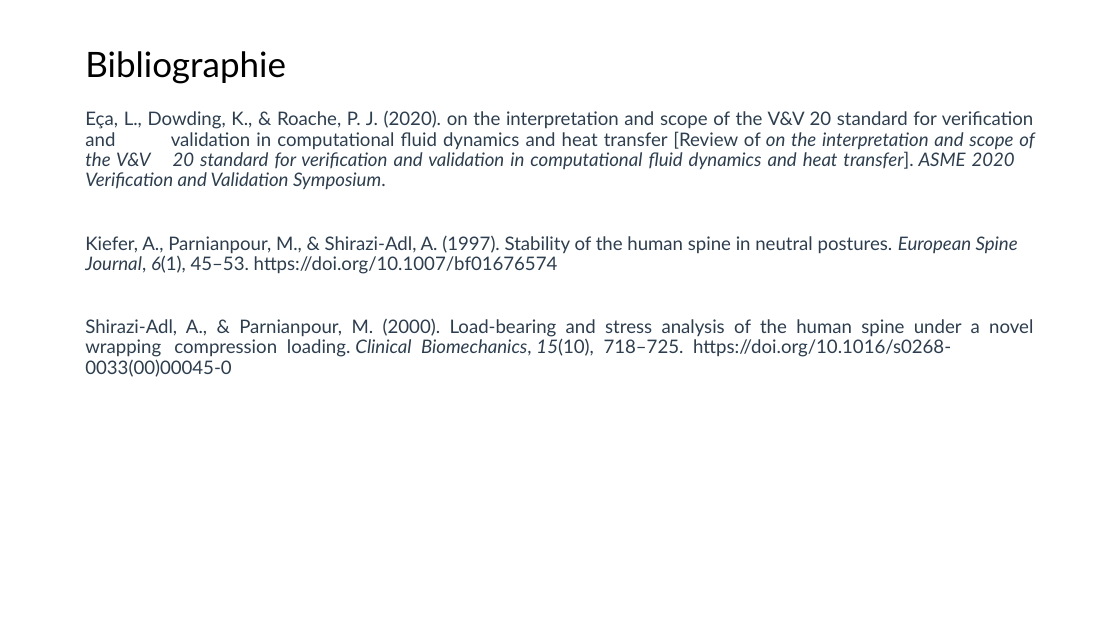
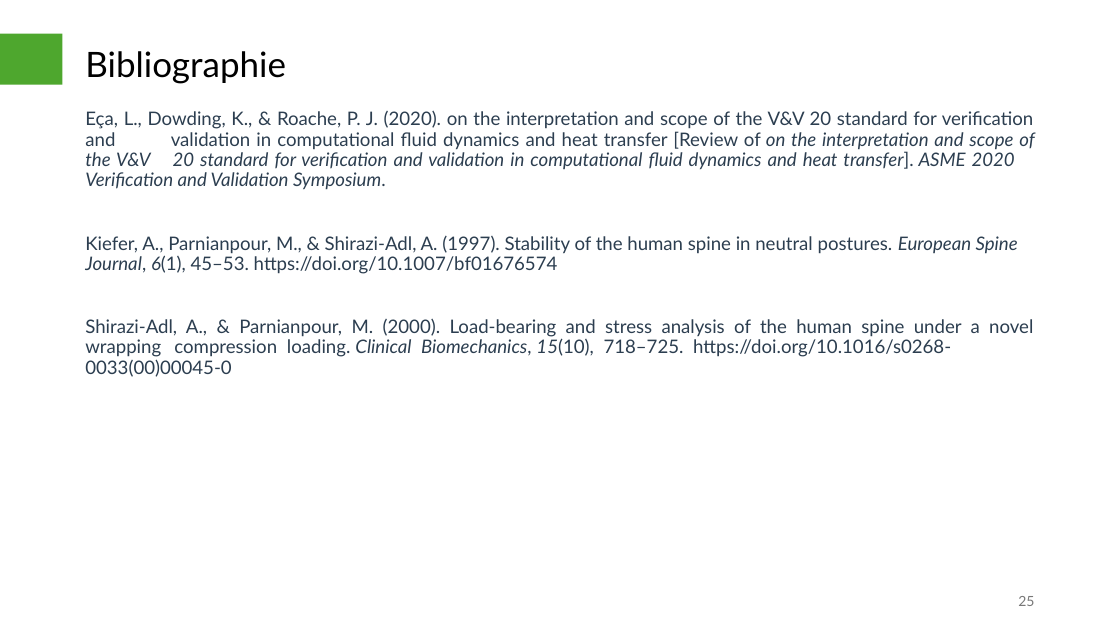
Before and after one commit to AcileSf/MEC8211ProjetFinal, a slide deck: slide 25 of Rapport_Projet_V1.pptx. Drawn at 1120x630 pixels with LibreOffice and Linux fonts; fonts in the diff are those of the drawing. Boxes give left, top, right and bottom in pixels: in the first picture for what was removed or moved away, otherwise in the second. Text is boxed around its words. In the diff, an @@ line names an element or a change of style, - is before the commit and + after.

```diff
--- a/Rapport_Projet_V1.pptx
+++ b/Rapport_Projet_V1.pptx
@@ rectangle added at bbox=[0, 34, 62, 85], fill #4EA72E @@
@@ page number added at bbox=[1018, 596, 1034, 606], 12 pt, text #797979 @@
+25
```
Also in this commit, not shown: 24 other slides changed, 1 other file.
